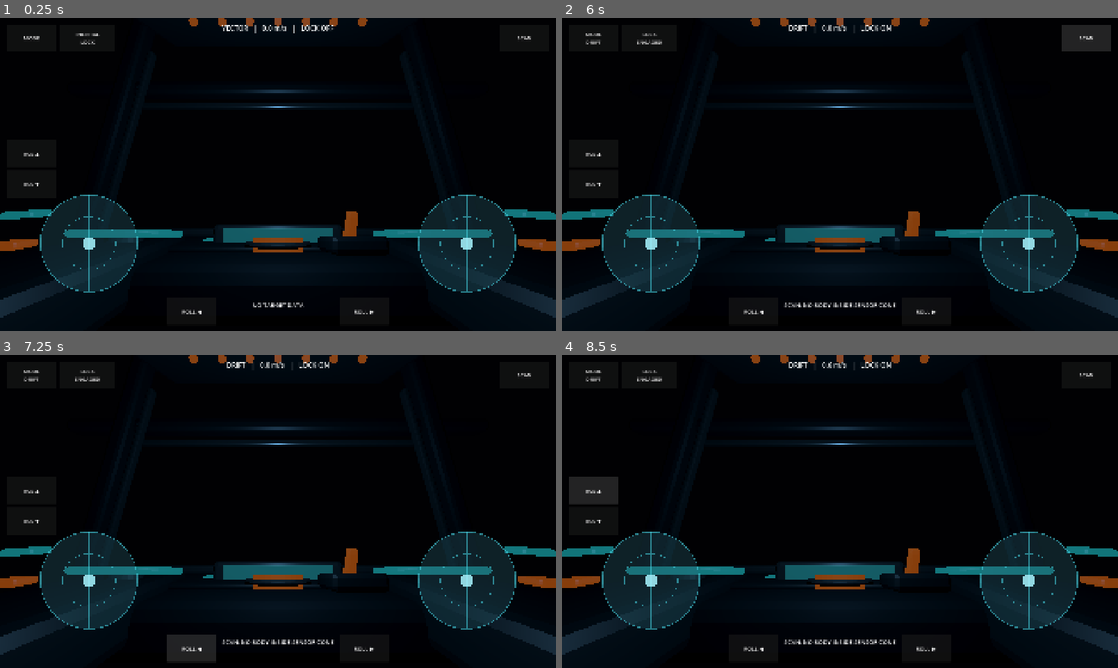
Above: before the commit, frames 1-4 (two rows, left to right).
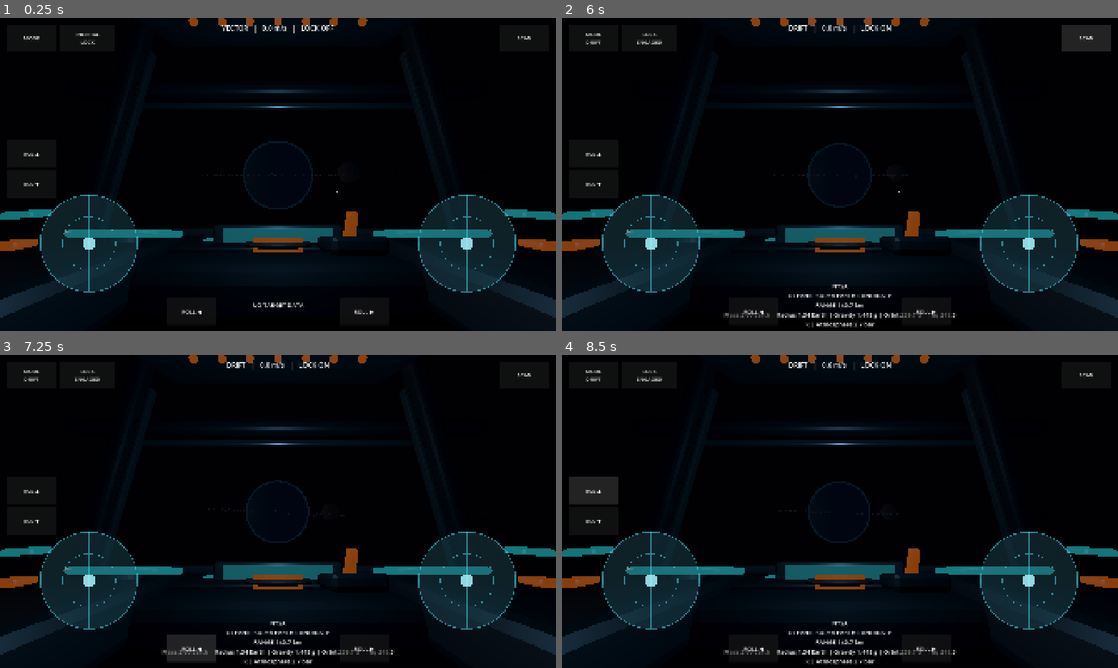
Above: after the commit, the same moments.

Repository: narmanb/science-playground
Game: Godot game, scene res://scenes/main.tscn
Same seed, same stepped clock (60 frames per second), same inputs: the game is played once before the commit and once after it.
Inputs:
- Up to frame 1 (0.25 s): no input
- Up to frame 2 (6 s): click "MODE" at 0.5 s; click "MODE DRIFT" at 1.25 s; click "MODE CRUISE" at 2 s; click "MODE VECTOR" at 2.75 s; click "INERTIAL LOCK" at 3.5 s; click "LOCK ENGAGED" at 4.25 s; click "LOCK FREE" at 5 s; click "SCAN" at 5.75 s
- Up to frame 3 (7.25 s): click "ROLL ◀" at 6.5 s
- Up to frame 4 (8.5 s): click "ROLL ▶" at 7.25 s; click "RCS ▲" at 8 s

The runs differ from the first frame. In frame 1, 0.3% of the frame differs, in the area x 11-62%, y 39-69%; in frame 2, 1.2%, in the area x 11-71%, y 40-99%; in frame 3, 1.2%; in frame 4, 1.2%.
Error before the commit: Parse Error: Cannot infer the type of "orbit_speed" variable because the value doesn't have a set type. (res://scripts/procedural_system.gd:107)

Commit message:
Fix scientific system numeric typing

Diff:
--- a/scripts/procedural_system.gd
+++ b/scripts/procedural_system.gd
@@ -22,7 +22,7 @@
 func _process(delta: float) -> void:
 	for orbiter in orbiters:
 		var pivot: Node3D = orbiter["pivot"]
-		pivot.rotate_y(orbiter["speed"] * delta)
+		pivot.rotate_y(float(orbiter["speed"]) * delta)
 
 
 func _load_system_manifest() -> void:
@@ -57,12 +57,12 @@
 
 func _create_star() -> void:
 	var star_data: Dictionary = system_manifest.get("star", {})
-	var radius_solar := float(star_data.get("radius_solar", 0.777425))
-	var luminosity_solar := float(star_data.get("luminosity_solar", 0.283982))
-	var mass_solar := float(star_data.get("mass_solar", 0.73))
-	var temperature_k := float(star_data.get("effective_temperature_k", 4778.8))
+	var radius_solar: float = float(star_data.get("radius_solar", 0.777425))
+	var luminosity_solar: float = float(star_data.get("luminosity_solar", 0.283982))
+	var mass_solar: float = float(star_data.get("mass_solar", 0.73))
+	var temperature_k: float = float(star_data.get("effective_temperature_k", 4778.8))
 	var spectral_hint := String(star_data.get("spectral_hint", "K-type orange dwarf"))
-	var visual_radius := 28.0 * radius_solar / 0.777425
+	var visual_radius: float = 28.0 * radius_solar / 0.777425
 
 	var star := MeshInstance3D.new()
 	star.name = String(star_data.get("name", "Asterion"))
@@ -89,22 +89,22 @@
 	var light := OmniLight3D.new()
 	light.name = "AsterionLight"
 	light.omni_range = 900.0
-	light.light_energy = clamp(4.7 + luminosity_solar * 3.5, 5.0, 7.5)
+	light.light_energy = clampf(4.7 + luminosity_solar * 3.5, 5.0, 7.5)
 	light.shadow_enabled = false
 	light.light_color = Color(1.0, 0.71, 0.48)
 	add_child(light)
 
 
 func _create_planet_and_moon() -> void:
-	var planet_data := _body_data("Nysa")
-	var moon_data := _body_data("Thale")
-
-	var planet_radius_earth := float(planet_data.get("radius_earth", 1.34))
-	var semimajor_axis_au := float(planet_data.get("semimajor_axis_au", 0.68))
-	var orbital_period_days := float(planet_data.get("orbital_period_days", 239.713))
-	var planet_radius := 22.0 * planet_radius_earth / 1.34
-	var orbital_radius := 310.0 * semimajor_axis_au / 0.68
-	var orbit_speed := 0.006 * 239.713 / max(orbital_period_days, 1.0)
+	var planet_data: Dictionary = _body_data("Nysa")
+	var moon_data: Dictionary = _body_data("Thale")
+
+	var planet_radius_earth: float = float(planet_data.get("radius_earth", 1.34))
+	var semimajor_axis_au: float = float(planet_data.get("semimajor_axis_au", 0.68))
+	var orbital_period_days: float = float(planet_data.get("orbital_period_days", 239.713))
+	var planet_radius: float = 22.0 * planet_radius_earth / 1.34
+	var orbital_radius: float = 310.0 * semimajor_axis_au / 0.68
+	var orbit_speed: float = 0.006 * 239.713 / maxf(orbital_period_days, 1.0)
 
 	var planet_pivot := Node3D.new()
 	planet_pivot.name = "PlanetOrbit"
@@ -121,7 +121,7 @@
 	)
 	var planet_kind := String(planet_data.get("kind", "oceanic_super_earth_candidate")).replace("_", " ").to_upper()
 	var atmosphere: Dictionary = planet_data.get("atmosphere", {})
-	var pressure_bar := float(atmosphere.get("surface_pressure_bar", 2.7))
+	var pressure_bar: float = float(atmosphere.get("surface_pressure_bar", 2.7))
 	planet.set_meta("scan_name", "NYSA")
 	planet.set_meta("scan_class", planet_kind)
 	planet.set_meta(
@@ -146,8 +146,8 @@
 	planet_pivot.add_child(moon_pivot)
 	orbiters.append({"pivot": moon_pivot, "speed": 0.05})
 
-	var moon_radius_earth := float(moon_data.get("radius_earth", 0.48))
-	var moon_radius := 7.0 * moon_radius_earth / 0.48
+	var moon_radius_earth: float = float(moon_data.get("radius_earth", 0.48))
+	var moon_radius: float = 7.0 * moon_radius_earth / 0.48
 	var moon := _make_sphere_body(
 		"Thale",
 		moon_radius,
@@ -220,12 +220,12 @@
 	multimesh.instance_count = ring_particle_count
 
 	for i in ring_particle_count:
-		var angle := rng.randf_range(0.0, TAU)
-		var radius := rng.randf_range(31.0, 49.0)
-		var vertical := rng.randfn(0.0, 0.28)
+		var angle: float = rng.randf_range(0.0, TAU)
+		var radius: float = rng.randf_range(31.0, 49.0)
+		var vertical: float = rng.randfn(0.0, 0.28)
 		var position_value := Vector3(cos(angle) * radius, vertical, sin(angle) * radius)
 		var basis := Basis.from_euler(Vector3(rng.randf() * TAU, rng.randf() * TAU, rng.randf() * TAU))
-		var scale_value := rng.randf_range(0.45, 1.7)
+		var scale_value: float = rng.randf_range(0.45, 1.7)
 		basis = basis.scaled(Vector3.ONE * scale_value)
 		multimesh.set_instance_transform(i, Transform3D(basis, position_value))
 
@@ -251,9 +251,9 @@
 	multimesh.instance_count = asteroid_count
 
 	for i in asteroid_count:
-		var angle := rng.randf_range(0.0, TAU)
-		var radius := rng.randf_range(470.0, 610.0)
-		var y := rng.randfn(0.0, 12.0)
+		var angle: float = rng.randf_range(0.0, TAU)
+		var radius: float = rng.randf_range(470.0, 610.0)
+		var y: float = rng.randfn(0.0, 12.0)
 		var position_value := Vector3(cos(angle) * radius, y, sin(angle) * radius)
 		var basis := Basis.from_euler(Vector3(rng.randf() * TAU, rng.randf() * TAU, rng.randf() * TAU))
 		basis = basis.scaled(Vector3(
@@ -287,8 +287,8 @@
 			rng.randf_range(-1.0, 1.0),
 			rng.randf_range(-1.0, 1.0)
 		).normalized()
-		var distance := rng.randf_range(950.0, 1250.0)
-		var scale_value := rng.randf_range(0.45, 1.9)
+		var distance: float = rng.randf_range(950.0, 1250.0)
+		var scale_value: float = rng.randf_range(0.45, 1.9)
 		multimesh.set_instance_transform(i, Transform3D(Basis().scaled(Vector3.ONE * scale_value), direction * distance))
 
 	stars.multimesh = multimesh
